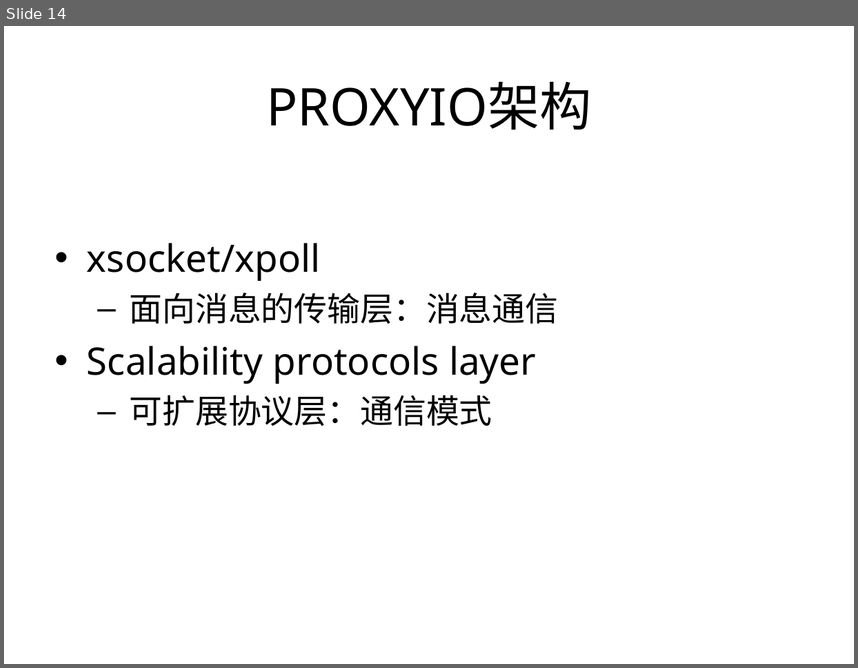
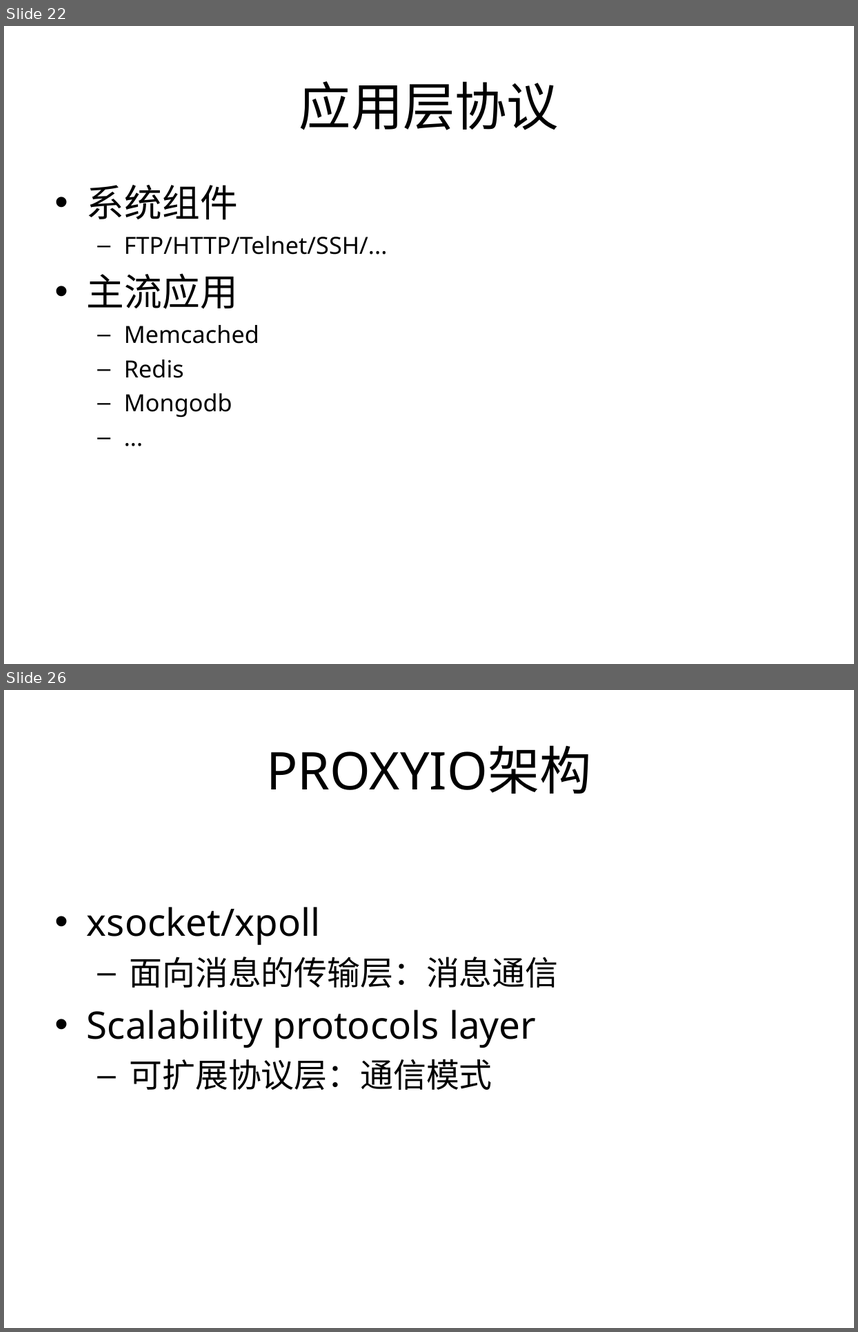
Before and after one commit to proxyio/xio, a slide deck: docs/PROXYIO.ppt. Shown one above the other, each under a label of ours: slide 14 before the commit, slides 22 and 26 after it; the slides between them are not shown. The pictures are 858x668 and 858x1332 pixels, drawn with LibreOffice and Linux fonts; fonts in the diff are those of the drawing. Boxes give left, top, right and bottom in pixels: in the first picture for what was removed or moved away, otherwise in the second. Text is boxed around its words. In the diff, an @@ line names an element or a change of style, - is before the commit and + after.

```diff
--- a/docs/PROXYIO.ppt
+++ b/docs/PROXYIO.ppt
@@ slide 22 added at (4,26,854,664), background #FFFFFF @@
@@ title added at (299,81,559,130), 44 pt, text #000000 @@
+应用层协议
@@ text added at (87,185,388,417), 20 pt, text #000000 @@
+• 系统组件
+  – FTP/HTTP/Telnet/SSH/...
+• 主流应用
+  – Memcached
+  – Redis
+  – Mongodb
+  – ...
@@ what was slide 14 is now slide 26 @@
```
Also in this commit, not shown: 12 slides changed, 11 other slides added.
